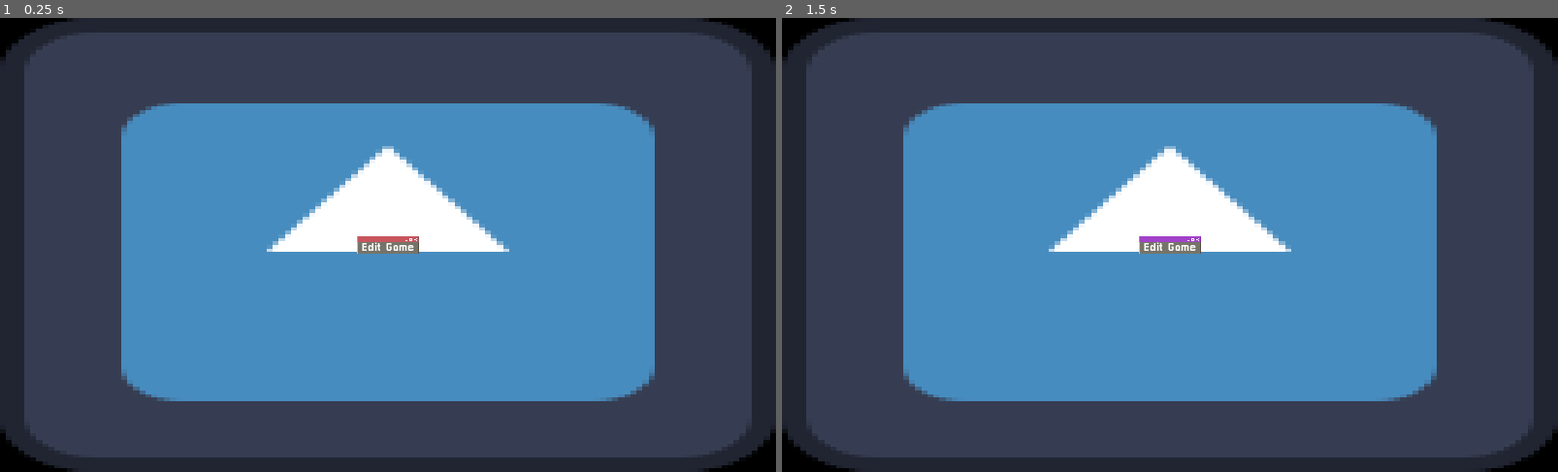
Above: before the commit, frames 1-2 (left to right).
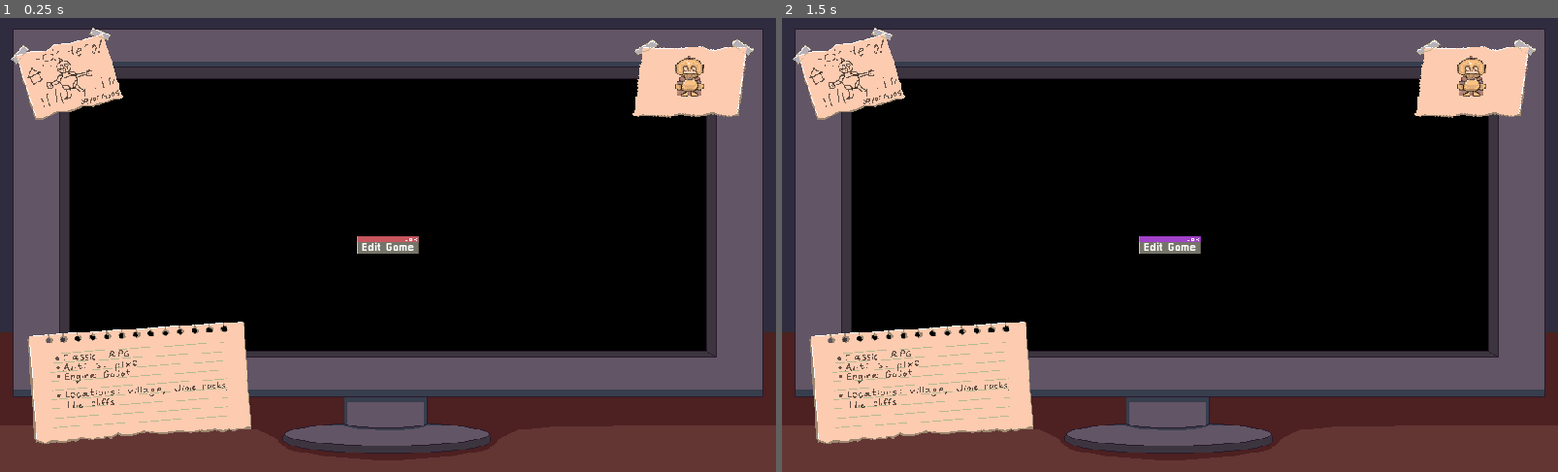
Above: after the commit, the same moments.

Repository: Valentino-02/GMTK-JamGame
Game: Godot game, scene res://src/UI/TitleMenu.tscn
The game is run twice, just before and just after one commit, with the same random seed, the same clock (stepped at 60 frames per second) and the same inputs. This scene is started directly instead of the project's main scene. The engine's default icon, where the game draws it, is replaced by a stand-in: a white triangle on a blue panel in a dark square. Sound files missing from this copy of the repository are replaced by a short silence.
Inputs:
- Up to frame 1 (0.25 s): no input
- Up to frame 2 (1.5 s): click "Edit Game" at 0.5 s; click "Edit Game" at 1.25 s

The runs differ from the first frame. In frame 1, 91% of the frame differs, in the area x 0-100%, y 0-100%; in frame 2, 91%.
Error in both runs: Invalid call. Nonexistent function 'change_UI' in base 'Nil'. (res://src/UI/TitleMenu.gd:5)

Commit message:
Added Title Screen

Diff:
--- a/src/UI/Monolog.tscn
+++ b/src/UI/Monolog.tscn
@@ -50,7 +50,7 @@
 grow_horizontal = 2
 grow_vertical = 2
 script = ExtResource("1_x7xin")
-text_speed = 0.4
+text_speed = 0.02
 
 [node name="TextureRect" type="NinePatchRect" parent="."]
 modulate = Color(1, 1, 1, 0)
--- a/src/UI/TitleMenu.tscn
+++ b/src/UI/TitleMenu.tscn
@@ -1,7 +1,7 @@
 [gd_scene load_steps=7 format=3 uid="uid://d1e0pb7rqxgkr"]
 
 [ext_resource type="Script" path="res://src/UI/TitleMenu.gd" id="1_7um3g"]
-[ext_resource type="Texture2D" uid="uid://c6614d03fi3nc" path="res://icon.svg" id="2_mcnju"]
+[ext_resource type="Texture2D" uid="uid://dj0jprnkfawar" path="res://assets/introScreen/monitor.png" id="2_or4yo"]
 [ext_resource type="Texture2D" uid="uid://vffxsrhpkpat" path="res://assets/UI/blunkbutton.png" id="3_xmnw4"]
 [ext_resource type="Texture2D" uid="uid://4fftw2elfv62" path="res://assets/UI/blunkbutton3.png" id="4_tf44f"]
 [ext_resource type="FontFile" uid="uid://clr2qchtyoxhk" path="res://assets/Pixellari.ttf" id="4_wf786"]
@@ -18,12 +18,8 @@
 [node name="BackgroundWall" type="TextureRect" parent="."]
 custom_minimum_size = Vector2(1024, 600)
 layout_mode = 2
-texture = ExtResource("2_mcnju")
-
-[node name="PC" type="TextureRect" parent="."]
-custom_minimum_size = Vector2(1024, 600)
-layout_mode = 2
-texture = ExtResource("2_mcnju")
+texture = ExtResource("2_or4yo")
+stretch_mode = 2
 
 [node name="Start" type="TextureButton" parent="."]
 unique_name_in_owner = true
--- a/src/mainGame/MainGame.tscn
+++ b/src/mainGame/MainGame.tscn
@@ -162,10 +162,10 @@
 tracks/0/interp = 1
 tracks/0/loop_wrap = true
 tracks/0/keys = {
-"times": PackedFloat32Array(0, 3, 7, 9, 10.5, 11),
-"transitions": PackedFloat32Array(1, 1, 1, 1, 1, 1),
-"update": 0,
-"values": [Vector2(-85, -916), Vector2(-85, -916), Vector2(-80, -749), Vector2(17, -692), Vector2(11, -587), Vector2(11, -587)]
+"times": PackedFloat32Array(0, 3, 7, 9, 10.5, 11, 14, 19, 20, 23, 26, 29, 32.5, 35, 37, 39, 41.2, 45, 48, 50, 53),
+"transitions": PackedFloat32Array(1, 1, 1, 1, 1, 1, 1, 1, 1, 1, 1, 1, 1, 1, 1, 1, 1, 1, 1, 1, 1),
+"update": 0,
+"values": [Vector2(-85, -916), Vector2(-85, -916), Vector2(-80, -749), Vector2(17, -692), Vector2(11, -587), Vector2(11, -587), Vector2(-96, -439), Vector2(-91, 2), Vector2(52, 89), Vector2(759, 11), Vector2(932, -431), Vector2(759, 11), Vector2(-159, 84), Vector2(-677, 181), Vector2(-926, 26), Vector2(-1000, -303), Vector2(-885, 137), Vector2(-363, 230), Vector2(-100, 344), Vector2(-103, 549), Vector2(-86, 702)]
 }
 tracks/1/type = "method"
 tracks/1/imported = false
@@ -174,9 +174,36 @@
 tracks/1/interp = 1
 tracks/1/loop_wrap = true
 tracks/1/keys = {
-"times": PackedFloat32Array(3, 7, 9),
-"transitions": PackedFloat32Array(1, 1, 1),
-"values": [{
+"times": PackedFloat32Array(3, 7, 9, 11.1, 19.1, 23, 26.2, 29, 35.5, 39.2, 41.2, 48),
+"transitions": PackedFloat32Array(1, 1, 1, 1, 1, 1, 1, 1, 1, 1, 1, 1),
+"values": [{
+"args": ["WalkFront", false],
+"method": &"play_anim"
+}, {
+"args": ["WalkSide", false],
+"method": &"play_anim"
+}, {
+"args": ["WalkFront", false],
+"method": &"play_anim"
+}, {
+"args": ["WalkFront", false],
+"method": &"play_anim"
+}, {
+"args": ["WalkSide", false],
+"method": &"play_anim"
+}, {
+"args": ["WalkBack", false],
+"method": &"play_anim"
+}, {
+"args": ["WalkFront", false],
+"method": &"play_anim"
+}, {
+"args": ["WalkSide", true],
+"method": &"play_anim"
+}, {
+"args": ["WalkBack", false],
+"method": &"play_anim"
+}, {
 "args": ["WalkFront", false],
 "method": &"play_anim"
 }, {
@@ -194,11 +221,47 @@
 tracks/2/interp = 1
 tracks/2/loop_wrap = true
 tracks/2/keys = {
-"times": PackedFloat32Array(0.2, 1, 11, 12),
-"transitions": PackedFloat32Array(1, 1, 1, 1),
+"times": PackedFloat32Array(0.2, 1, 11, 12, 19, 20, 26, 27, 32.5, 33.5, 39, 40, 45, 46, 53, 54),
+"transitions": PackedFloat32Array(1, 1, 1, 1, 1, 1, 1, 1, 1, 1, 1, 1, 1, 1, 1, 1),
 "values": [{
 "args": ["1"],
 "method": &"change_background"
+}, {
+"args": [],
+"method": &"wait_next_monolog"
+}, {
+"args": [],
+"method": &"wait_next_interaction"
+}, {
+"args": [],
+"method": &"wait_next_monolog"
+}, {
+"args": [],
+"method": &"wait_next_interaction"
+}, {
+"args": [],
+"method": &"wait_next_monolog"
+}, {
+"args": [],
+"method": &"wait_next_interaction"
+}, {
+"args": [],
+"method": &"wait_next_monolog"
+}, {
+"args": [],
+"method": &"wait_next_interaction"
+}, {
+"args": [],
+"method": &"wait_next_monolog"
+}, {
+"args": [],
+"method": &"wait_next_interaction"
+}, {
+"args": [],
+"method": &"wait_next_monolog"
+}, {
+"args": [],
+"method": &"wait_next_interaction"
 }, {
 "args": [],
 "method": &"wait_next_monolog"
@@ -467,7 +530,6 @@
 stretch_mode = 2
 
 [node name="BoxContainer" type="BoxContainer" parent="CanvasLayer/CenterContainer"]
-modulate = Color(1, 1, 1, 0)
 custom_minimum_size = Vector2(100, 100)
 layout_mode = 2
 mouse_filter = 2
Binary file added: assets/introScreen/monitor.png
Not shown, added: assets/introScreen/monitor.png.import
